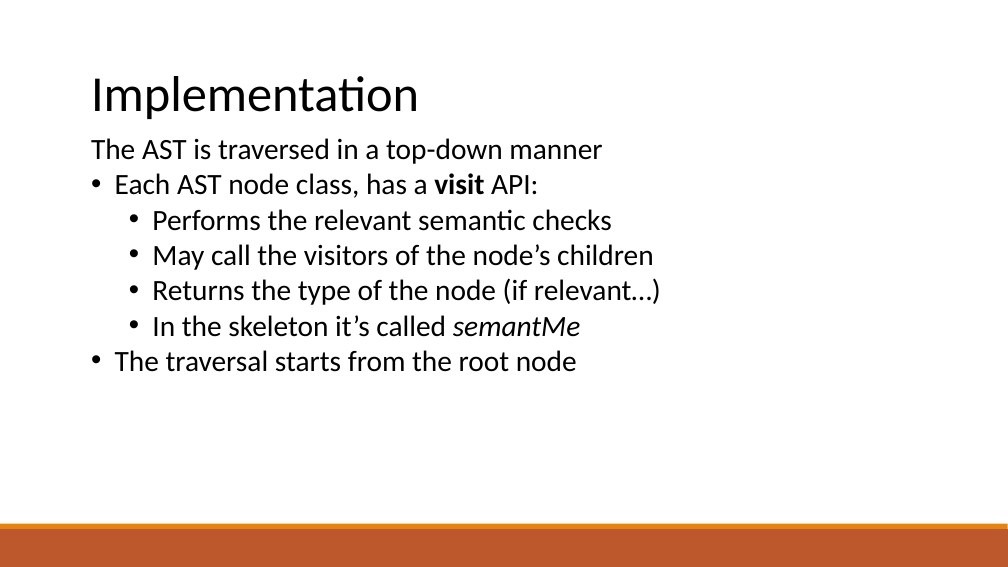
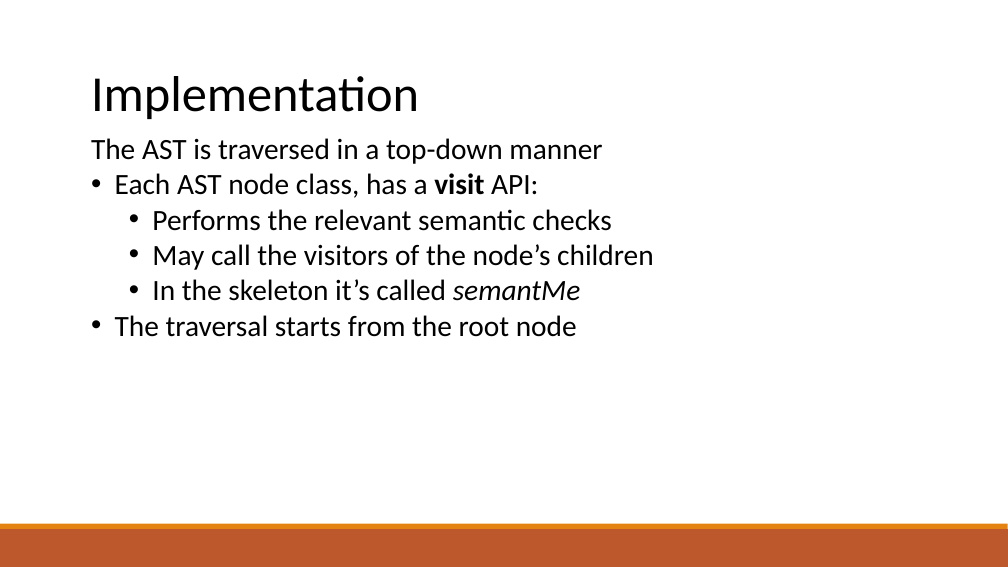
Before and after one commit to raghadzeidan/COMPILATION_TAU_FOR_STUDENTS, a slide deck: slide 98 of new_slides/semantic.pptx. Drawn at 1008x567 pixels with LibreOffice and Linux fonts; fonts in the diff are those of the drawing. Boxes give left, top, right and bottom in pixels: in the first picture for what was removed or moved away, otherwise in the second. Text is boxed around its words. In the diff, an @@ line names an element or a change of style, - is before the commit and + after.

```diff
--- a/new_slides/semantic.pptx
+++ b/new_slides/semantic.pptx
@@ text at (152,278,661,305): paragraph removed @@
-  • Returns the type of the node (if relevant…)
```
Also in this commit, not shown: 3 other slides changed, 3 slides added, 1 other file.
